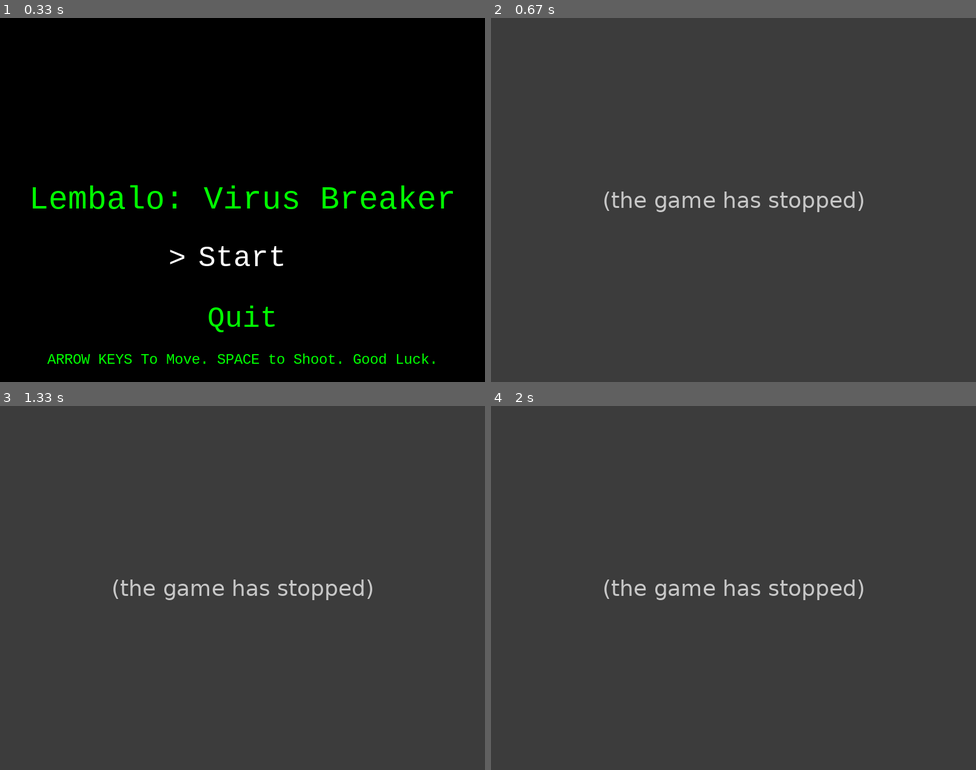
Above: before the commit, frames 1-4 (two rows, left to right).
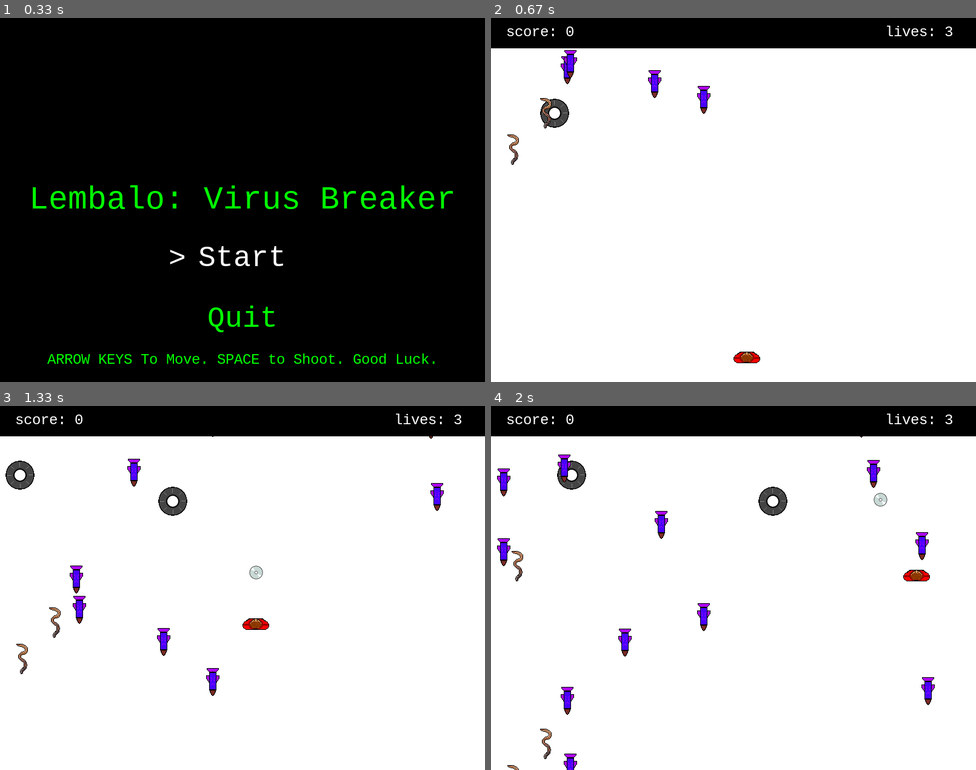
Above: after the commit, the same moments.

Repository: GilbertWilliams/Antimal2ElectricBoogaloo
Game: pygame game, started from main.py
The game is run twice, just before and just after one commit, with the same random seed, the same clock (stepped at 60 frames per second) and the same inputs.
Inputs:
- Up to frame 1 (0.33 s): no input
- Up to frame 2 (0.67 s): tap Enter at 0.33 s
- Up to frame 3 (1.33 s): tap Space at 0.67, 1.07 s; hold Up from 1 s (still down)
- Up to frame 4 (2 s): tap Space at 1.37, 1.57, 1.87 s; release Up at 1.47 s; hold Right 1.5-1.97 s

Frame 1 is identical in both runs. In frame 2, 100% of the frame differs, in the area x 0-100%, y 0-100%; in frame 3, 99%; in frame 4, 100%.
Error before the commit: NameError: name 'enemySprites' is not defined (main.py line 77); the game stopped at 0.42 s (later frames are placeholders)

Commit message:
The Moveback
Globals back in lvl1 method

Diff:
--- a/main.py
+++ b/main.py
@@ -16,17 +16,7 @@
 screen = pygame.display.set_mode((SCREENWIDTH, SCREENHEIGHT)) # Set window dimensions
 pygame.mouse.set_visible(0) # Cursor
 
-global bullet
-global bulletSprites
-global allSprites
-global enemySprites
-global flierSprites
-global score
-global bossSprite
-global enemyBullets
-global bossDead
-global bossSpawn
-global isAlive
+
 
 
 #NOTE: All sprite images (with the exception of bullets) are 50x50
@@ -211,7 +201,17 @@
     pass
 
 def levelOne():
-
+    global bullet
+    global bulletSprites
+    global allSprites
+    global enemySprites
+    global flierSprites
+    global score
+    global bossSprite
+    global enemyBullets
+    global bossDead
+    global bossSpawn
+    global isAlive
 
     bossDead = False
     bossSpawn = False
@@ -327,7 +327,7 @@
                 flierSprites.add(newflier)
                 allSprites.add(newflier)
 
-            elif event.type == bossre and bossSpawn and isAlive and bossDead:
+            elif event.type == bossre and bossSpawn and isAlive and not bossDead:
                 bossBullet1 = flierBullet(boss.rect.x, boss.rect.y + 75)
                 bossBullet2 = flierBullet(boss.rect.x + 150, boss.rect.y + 75)
                 enemyBullets.add(bossBullet1, bossBullet2)
@@ -361,7 +361,7 @@
         liveCount = scoreFont.render("lives: " + liveString, 1, (255, 255, 255))
         screen.blit(liveCount, (650,10))
 
-        scoreLimit = 50
+        scoreLimit = 40
         # Enemy counter for boss fight
         if score >= scoreLimit and not bossSpawn:
             boss = Boss(325, 50)
